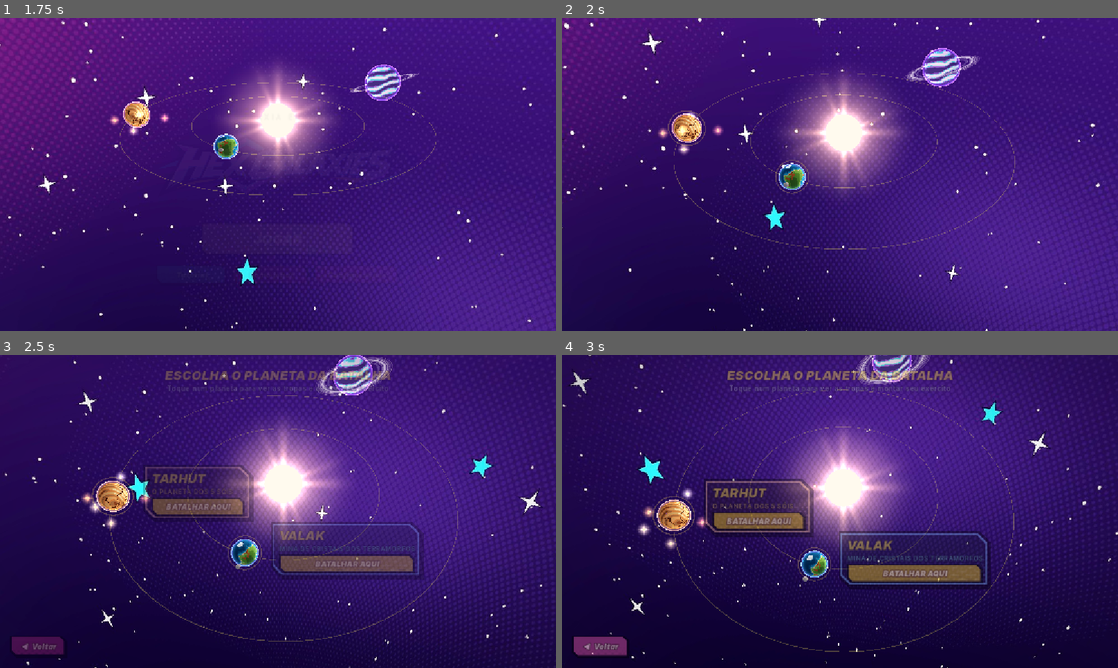
Above: before the commit, frames 1-4 (two rows, left to right).
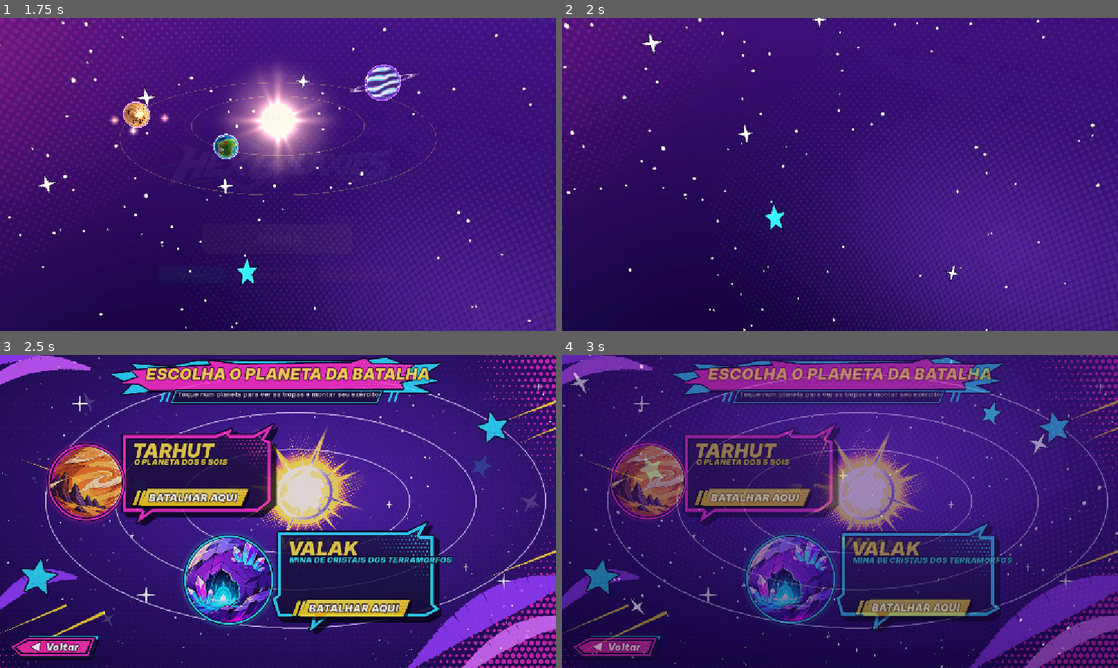
Above: after the commit, the same moments.

Repository: gabrielcamargols/Hex-Galaxies
Game: Godot game, scene res://scenes/main.tscn
Two runs of this game, one before a commit and one after it. Both use one fixed random seed, a clock stepped at 60 frames per second and the inputs below.
Inputs (mouse positions are in pixels of both pictures, inside the frame that each line leads up to):
- Up to frame 1 (1.75 s): click "JOGAR" at 0.5 s; click "JOGAR" at 1.25 s
- Up to frame 2 (2 s): no input
- Up to frame 3 (2.5 s): tap Enter at 2 s; move the mouse to (400, 495) at 2.02 s; tap Q at 2.1 s; click (400, 495) at 2.17 s; tap Space at 2.27 s
- Up to frame 4 (3 s): click "◀ Voltar" at 2.75 s

Frame 1 is identical in both runs. In frame 2, 7.9% of the frame differs, in the area x 17-82%, y 9-74%; in frame 3, 58%, in the area x 0-100%, y 0-100%; in frame 4, 43%.

Commit message:
Seleção de planeta refeita no estilo HQ do mockup: banner, quadros com raio e balão, botões amarelos, sol girando, planetas flutuando, fundo com órbitas e retícula
Co-Authored-By: Claude Opus 5.5 <noreply@anthropic.com>
Claude-Session: https://claude.ai/code/session_019CTdQ6djbXyMqKZUfEDumg

Diff:
--- a/scripts/galaxy.gd
+++ b/scripts/galaxy.gd
@@ -12,7 +12,7 @@
 		"r": 21.0, "size": 2.3, "speed": 0.055, "a0": 0.9, "tex": "valak",
 		"atm": Color(0.45, 0.8, 1.0, 0.9), "dive": Color("#2aa6c8"), "pick": true, "moon": true},
 	{"id": "tarhut", "map": "tarhut", "name": "Tarhut", "sub": "O planeta dos 5 sóis",
-		"desc": "Deserto de dunas que mudam a cada 5 rounds. Vermes gigantes abrem buracos.",
+		"desc": "Deserto de dunas que mudam a cada 3 rounds. Vermes gigantes abrem buracos.",
 		"r": 37.0, "size": 3.0, "speed": 0.034, "a0": 2.3, "tex": "tarhut",
 		"atm": Color(1.0, 0.78, 0.45, 0.9), "dive": Color("#e0b070"), "pick": true, "suns": 5},
 	{"id": "gigante", "r": 56.0, "size": 5.4, "speed": 0.017, "a0": 4.6, "tex": "gigante", "atm": Color(0.7, 0.5, 1.0, 0.7), "ring": true},
--- a/scripts/main.gd
+++ b/scripts/main.gd
@@ -846,41 +846,136 @@
 	stage = "select"
 	_clear_ui()
 	galaxy.set_mode("select")
+	galaxy.visible = false   # a tela é toda 2D (estilo HQ); a galáxia 3D volta no mergulho
 	ui.modulate.a = 0.0
-	_vignette()
-	var top = VBoxContainer.new()
-	top.add_theme_constant_override("separation", 2)
-	ui.add_child(top)
-	_place(top, Control.PRESET_CENTER_TOP, 26)
-	top.mouse_filter = Control.MOUSE_FILTER_IGNORE
-	var l1 = _label(top, "ESCOLHA O PLANETA DA BATALHA", 26, C_GOLD)
-	l1.horizontal_alignment = HORIZONTAL_ALIGNMENT_CENTER
-	var l2 = _label(top, "Toque num planeta para ver as tropas e montar seu exército", 14, C_DIM)
-	l2.horizontal_alignment = HORIZONTAL_ALIGNMENT_CENTER
-	var back = _cbtn(ui, "◀  Voltar", C_HUD, _back_title)
-	_place(back, Control.PRESET_BOTTOM_LEFT, 22)
-	w["tags"] = {}
-	for id in galaxy.pickable():
+	var bg = TextureRect.new()
+	bg.texture = load("res://ui/sel/bg.jpg")
+	bg.expand_mode = TextureRect.EXPAND_IGNORE_SIZE
+	bg.stretch_mode = TextureRect.STRETCH_KEEP_ASPECT_COVERED
+	bg.set_anchors_preset(Control.PRESET_FULL_RECT)
+	bg.mouse_filter = Control.MOUSE_FILTER_STOP
+	ui.add_child(bg)
+	# quadro de 1600x900 escalado para caber na tela
+	var fr = Control.new()
+	fr.size = Vector2(1600, 900)
+	fr.mouse_filter = Control.MOUSE_FILTER_IGNORE
+	ui.add_child(fr)
+	w["selfr"] = fr
+	bg.resized.connect(_fit_sel)
+	_fit_sel()
+	var sun = _sel_img(fr, "sun.png", Vector2(642, 173))
+	sun.pivot_offset = Vector2(210, 210)
+	var stw = sun.create_tween().set_loops()
+	stw.tween_property(sun, "rotation", TAU, 90.0).from(0.0)
+	var ban = _sel_img(fr, "banner.png", Vector2(310, 4))
+	var t1 = _sel_text(ban, "ESCOLHA O PLANETA DA BATALHA", 46, C_GOLD, Vector2(110, 22), Vector2(760, 70), true)
+	t1.horizontal_alignment = HORIZONTAL_ALIGNMENT_CENTER
+	var t2 = _sel_text(ban, "Toque num planeta para ver as tropas e montar seu exército", 18, Color.WHITE, Vector2(190, 98), Vector2(600, 36))
+	t2.horizontal_alignment = HORIZONTAL_ALIGNMENT_CENTER
+	# Tarhut em cima à esquerda (rosa), Valak embaixo à direita (ciano)
+	var slots = {
+		"tarhut": {"card": "card_pink.png", "cpos": Vector2(330, 190), "planet": "planet_tarhut.png", "ppos": Vector2(118, 239),
+			"sub": C_GOLD, "name": Vector2(52, 50), "w": 370, "btn": Vector2(50, 190)},
+		"valak": {"card": "card_cyan.png", "cpos": Vector2(775, 478), "planet": "planet_valak.png", "ppos": Vector2(508, 499),
+			"sub": Color("#3ee6ff"), "name": Vector2(58, 44), "w": 370, "btn": Vector2(68, 218)},
+	}
+	var k = 0
+	for id in slots.keys():
+		if not galaxy.pickable().has(id):
+			continue
 		var d = galaxy.data(id)
-		var tag = PanelContainer.new()
-		tag.add_theme_stylebox_override("panel", _tex_box("res://ui/panel.png", 30, d["atm"].lightened(0.1), 18, 12))
-		ui.add_child(tag)
-		var v = _vbox(tag, 3)
-		_label(v, d["name"].to_upper(), 26, C_GOLD)
-		_label(v, d["sub"].to_upper(), 12, d["atm"].lightened(0.2))
-		var dl = _label(v, d["desc"], 13, C_DIM)
-		dl.autowrap_mode = TextServer.AUTOWRAP_WORD_SMART
-		dl.custom_minimum_size = Vector2(250, 0)
-		dl.visible = not compact
-		var b = _cbtn(v, "BATALHAR AQUI", C_GOLD, _choose_planet.bind(id))
-		_primary(b)
-		b.custom_minimum_size = Vector2(0, 40)
-		tag.custom_minimum_size = Vector2(230 if compact else 286, 0)
-		tag.position = Vector2(-1000, -1000)
-		w["tags"][id] = tag
-	await get_tree().create_timer(0.55).timeout
+		var sl = slots[id]
+		var card = _sel_img(fr, sl["card"], sl["cpos"])
+		card.pivot_offset = card.size * 0.5
+		var nm = _sel_text(card, d["name"].to_upper(), 56 if compact else 46, C_GOLD, sl["name"], Vector2(380, 60), true)
+		nm.clip_text = true
+		_sel_text(card, d["sub"].to_upper(), 22 if compact else 17, sl["sub"], sl["name"] + Vector2(4, 54), Vector2(400, 26), true)
+		var ds = _sel_text(card, d["desc"], 16, Color.WHITE, sl["name"] + Vector2(10, 84), Vector2(sl["w"], 90))
+		ds.autowrap_mode = TextServer.AUTOWRAP_WORD_SMART
+		ds.custom_minimum_size = Vector2(sl["w"], 0)
+		ds.size = Vector2(sl["w"], 90)
+		ds.visible = not compact
+		var bt = TextureButton.new()
+		bt.texture_normal = load("res://ui/sel/btn_yellow.png")
+		bt.position = sl["btn"]
+		bt.pivot_offset = Vector2(170, 33)
+		card.add_child(bt)
+		var bl = _sel_text(bt, "BATALHAR AQUI", 30 if compact else 24, Color.WHITE, Vector2(30, 6), Vector2(290, 48), true)
+		bl.horizontal_alignment = HORIZONTAL_ALIGNMENT_CENTER
+		bl.vertical_alignment = VERTICAL_ALIGNMENT_CENTER
+		bt.pressed.connect(_choose_planet.bind(id))
+		bt.mouse_entered.connect(func():
+			sfx.play("clique", -14.0, 1.4)
+			bt.create_tween().tween_property(bt, "scale", Vector2(1.06, 1.06), 0.12))
+		bt.mouse_exited.connect(func(): bt.create_tween().tween_property(bt, "scale", Vector2.ONE, 0.12))
+		var pl = _sel_img(fr, sl["planet"], sl["ppos"])
+		pl.pivot_offset = pl.size * 0.5
+		pl.mouse_filter = Control.MOUSE_FILTER_STOP
+		pl.mouse_default_cursor_shape = Control.CURSOR_POINTING_HAND
+		pl.gui_input.connect(func(ev):
+			if ev is InputEventMouseButton and ev.pressed and ev.button_index == MOUSE_BUTTON_LEFT:
+				_choose_planet(id))
+		pl.mouse_entered.connect(func():
+			sfx.play("clique", -14.0, 1.4)
+			pl.create_tween().tween_property(pl, "scale", Vector2(1.08, 1.08), 0.15))
+		pl.mouse_exited.connect(func(): pl.create_tween().tween_property(pl, "scale", Vector2.ONE, 0.15))
+		# entrada: o quadro "estoura" e o planeta flutua
+		card.scale = Vector2(0.8, 0.8)
+		var ct = card.create_tween()
+		ct.tween_interval(0.35 + k * 0.15)
+		ct.tween_property(card, "scale", Vector2.ONE, 0.35).set_trans(Tween.TRANS_BACK).set_ease(Tween.EASE_OUT)
+		var y0 = pl.position.y
+		var bob = pl.create_tween().set_loops()
+		bob.tween_property(pl, "position:y", y0 - 7.0, 1.6 + k * 0.3).set_trans(Tween.TRANS_SINE)
+		bob.tween_property(pl, "position:y", y0 + 5.0, 1.6 + k * 0.3).set_trans(Tween.TRANS_SINE)
+		k += 1
+	var back = TextureButton.new()
+	back.texture_normal = load("res://ui/sel/back.png")
+	back.position = Vector2(18, 800)
+	fr.add_child(back)
+	var vb = _sel_text(back, "◀  Voltar", 30, Color.WHITE, Vector2(40, 14), Vector2(200, 50), true)
+	vb.horizontal_alignment = HORIZONTAL_ALIGNMENT_CENTER
+	vb.vertical_alignment = VERTICAL_ALIGNMENT_CENTER
+	back.pressed.connect(_back_title)
+	await get_tree().create_timer(0.3).timeout
 	if stage == "select":
-		_ui_fade(1.0, 0.6)
+		_ui_fade(1.0, 0.5)
+
+
+func _fit_sel() -> void:
+	if not w.has("selfr") or not is_instance_valid(w["selfr"]):
+		return
+	var fr: Control = w["selfr"]
+	var vp = get_viewport().get_visible_rect().size / max(0.01, ui.scale.x)
+	var sc = min(vp.x / 1600.0, vp.y / 900.0)
+	fr.scale = Vector2(sc, sc)
+	fr.position = (vp - Vector2(1600, 900) * sc) * 0.5
+
+
+func _sel_img(parent: Control, file: String, pos: Vector2) -> TextureRect:
+	var t = TextureRect.new()
+	t.texture = load("res://ui/sel/" + file)
+	t.position = pos
+	t.size = t.texture.get_size()
+	t.mouse_filter = Control.MOUSE_FILTER_IGNORE
+	parent.add_child(t)
+	return t
+
+
+func _sel_text(parent: Control, txt: String, size: int, col: Color, pos: Vector2, box: Vector2, heavy: bool = false) -> Label:
+	var l = Label.new()
+	l.text = txt
+	l.position = pos
+	l.size = box
+	l.mouse_filter = Control.MOUSE_FILTER_IGNORE
+	l.add_theme_font_size_override("font_size", size)
+	l.add_theme_color_override("font_color", col)
+	l.add_theme_color_override("font_outline_color", Color(0.04, 0.02, 0.1))
+	l.add_theme_constant_override("outline_size", 9 if heavy else 4)
+	if heavy and font_title != null:
+		l.add_theme_font_override("font", font_title)
+	parent.add_child(l)
+	return l
 
 
 func _back_title() -> void:
@@ -889,6 +984,7 @@
 	stage = "to_title"
 	sfx.play("clique", -8.0)
 	await _ui_fade(0.0, 0.35)
+	galaxy.visible = true
 	_show_menu()
 
 
@@ -939,6 +1035,7 @@
 	setup_cfg["map"] = galaxy.data(id)["map"]
 	sfx.play("confirmar", -6.0)
 	sfx.play("vfx_portal", -12.0)
+	galaxy.visible = true
 	_ui_fade(0.0, 0.35)
 	galaxy.set_mode("focus", id)
 	await get_tree().create_timer(0.75).timeout
Binary file added: ui/sel/back.png
Binary file added: ui/sel/banner.png
Binary file added: ui/sel/bg.jpg
Binary file added: ui/sel/btn_yellow.png
Binary file added: ui/sel/card_cyan.png
Binary file added: ui/sel/card_pink.png
Binary file added: ui/sel/planet_tarhut.png
Binary file added: ui/sel/planet_valak.png
Binary file added: ui/sel/sun.png
